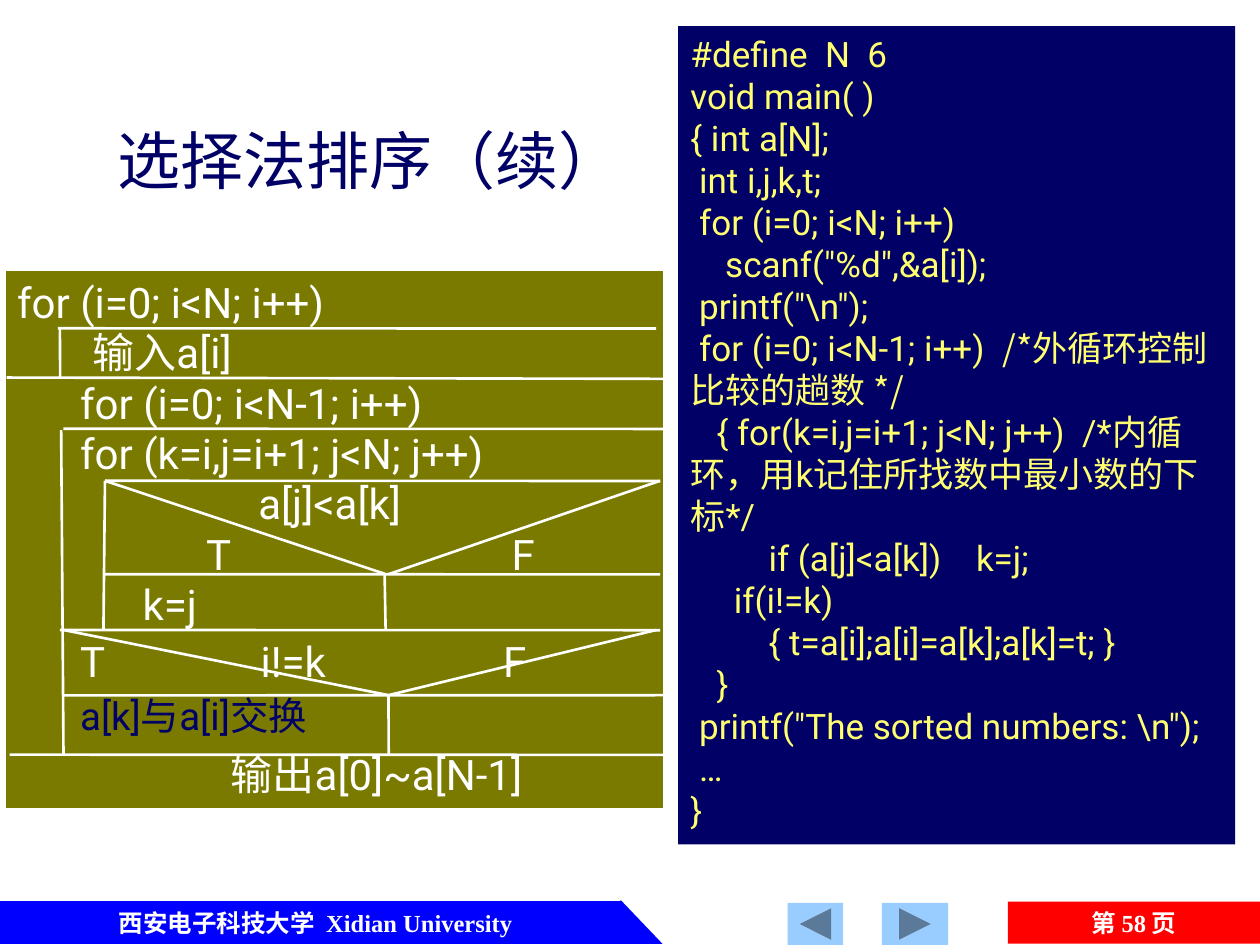
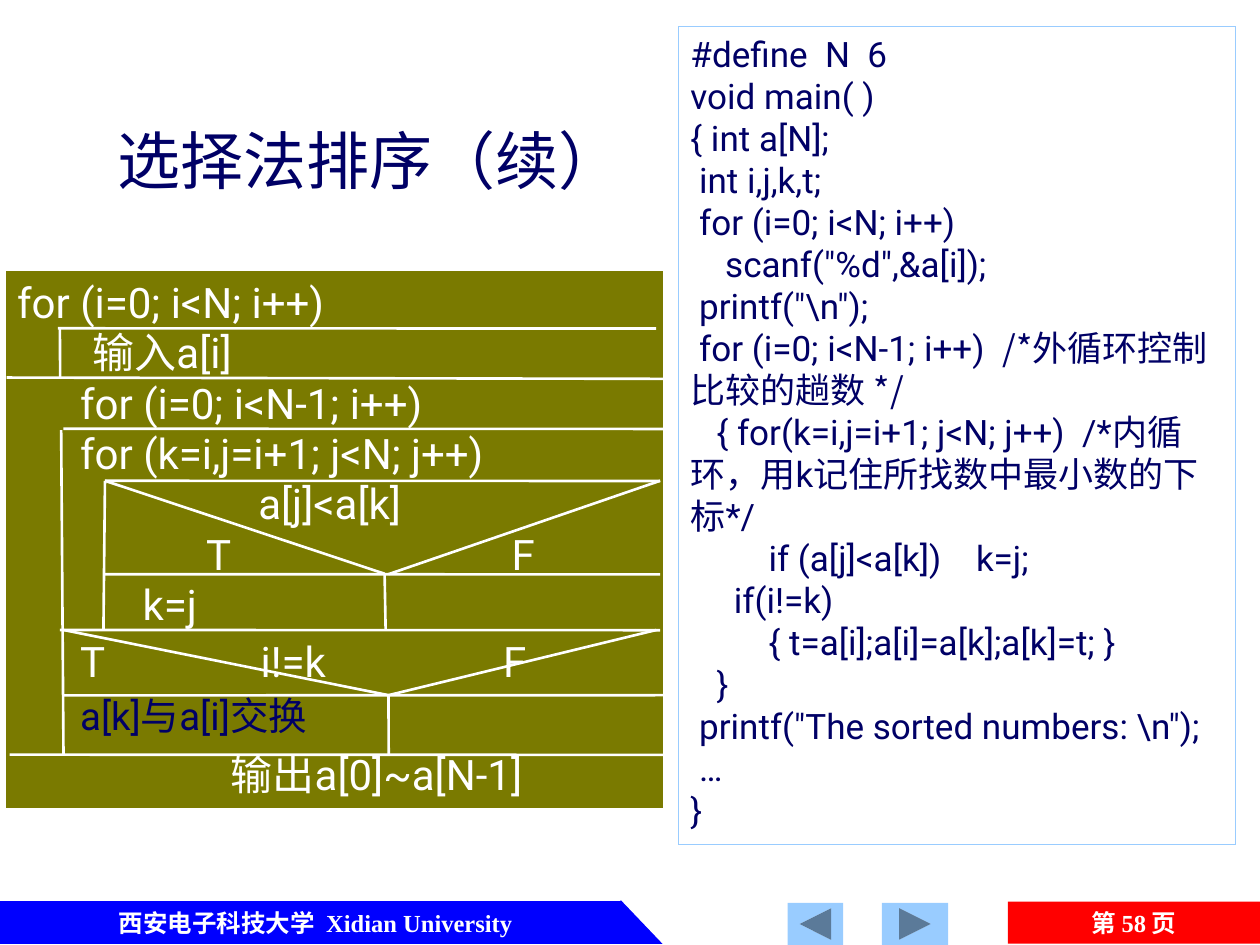
Before and after one commit to jtrfid/C-Repositories, a slide deck: slide 58 of 2016/C语言/课件/第6章 数组.pptx. Drawn at 1260x945 pixels with LibreOffice and Linux fonts; fonts in the diff are those of the drawing. Boxes give left, top, right and bottom in pixels: in the first picture for what was removed or moved away, otherwise in the second. Text is boxed around its words. In the diff, an @@ line names an element or a change of style, - is before the commit and + after.

```diff
--- a/2016/C语言/课件/第6章 数组.pptx
+++ b/2016/C语言/课件/第6章 数组.pptx
@@ rectangle "#define N 6" at [678, 26, 1235, 844]: text colour #FFFF70 to #000066; fill #000066 to none; outline none to #99CCFF 0.75 pt @@
```
Also in this commit, not shown: 8 other slides changed.
